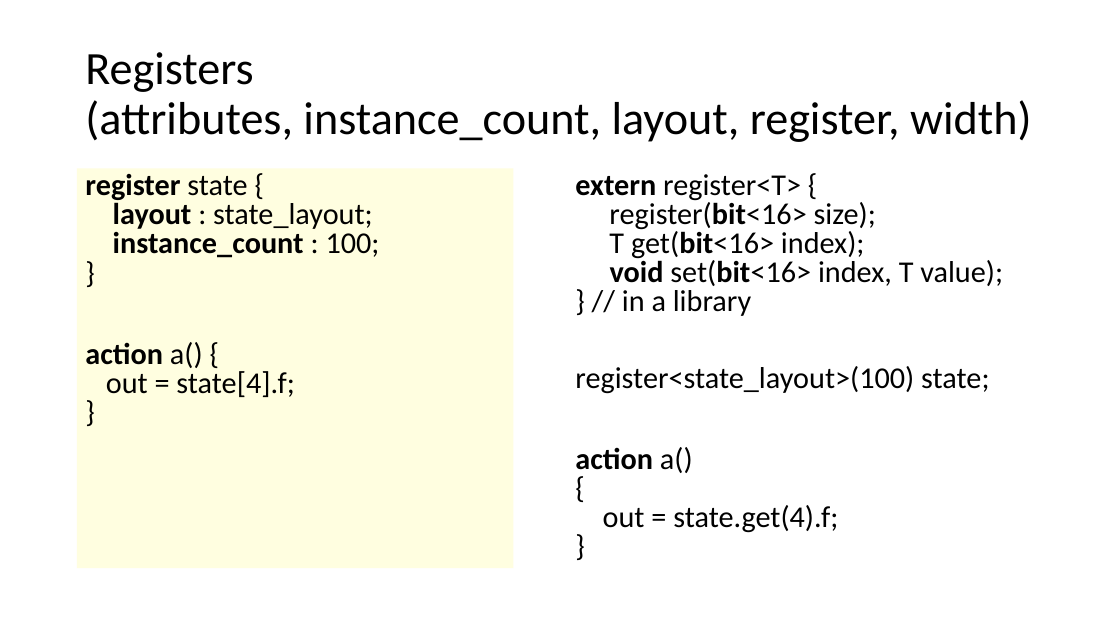
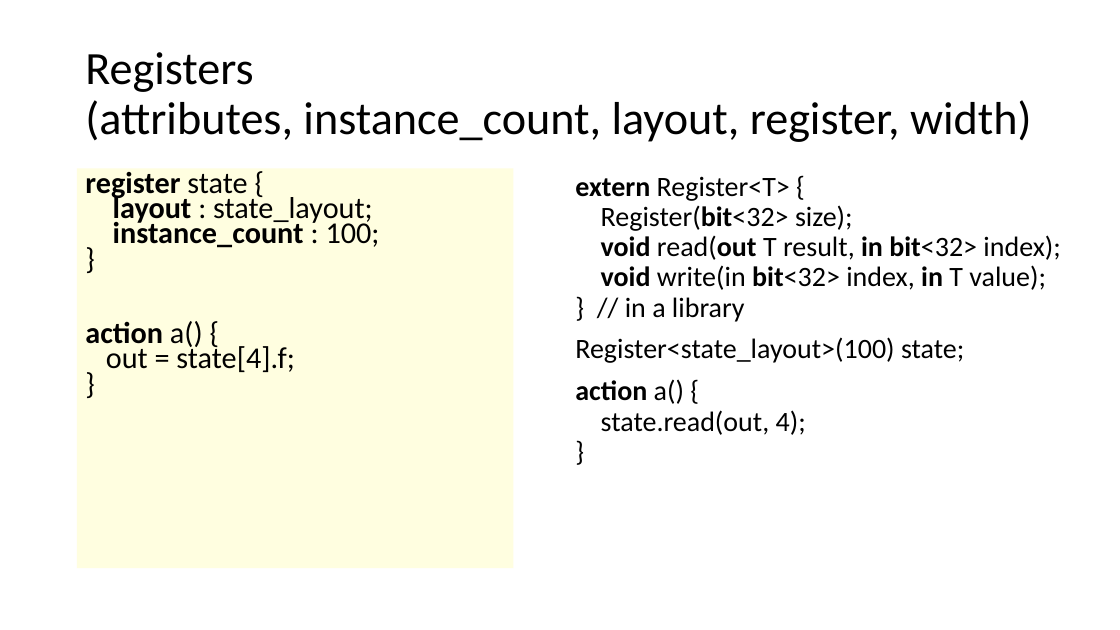
Before and after one commit to p4lang/p4c, a slide deck: slide 41 of docs/migration-guide.pptx (slide 48 before the commit). Drawn at 1120x630 pixels with LibreOffice and Linux fonts; fonts in the diff are those of the drawing. Boxes give left, top, right and bottom in pixels: in the first picture for what was removed or moved away, otherwise in the second. Text is boxed around its words. In the diff, an @@ line names an element or a change of style, - is before the commit and + after.

```diff
--- a/docs/migration-guide.pptx
+++ b/docs/migration-guide.pptx
@@ text "register state { layout : ..." at (77, 169, 513, 569): line spacing 0.8 to 0.7 @@
@@ text at (575, 176, 1060, 435): text changed; size 25.9 to 24 pt @@
-extern register<T> {
-register(bit<16> size);
-T get(bit<16> index);
-void set(bit<16> index, T value);
-} // in a library
-register<state_layout>(100) state;
-action a()
-{
-out = state.get(4).f;
-}
+extern Register<T> {
+Register(bit<32> size);
+void read(out T result, in bit<32> index);
+void write(in bit<32> index, in T value);
+} // in a library
+Register<state_layout>(100) state;
+action a() {
+state.read(out, 4);
+}
```
Also in this commit, not shown: 2 slides added, 1 slide removed.
